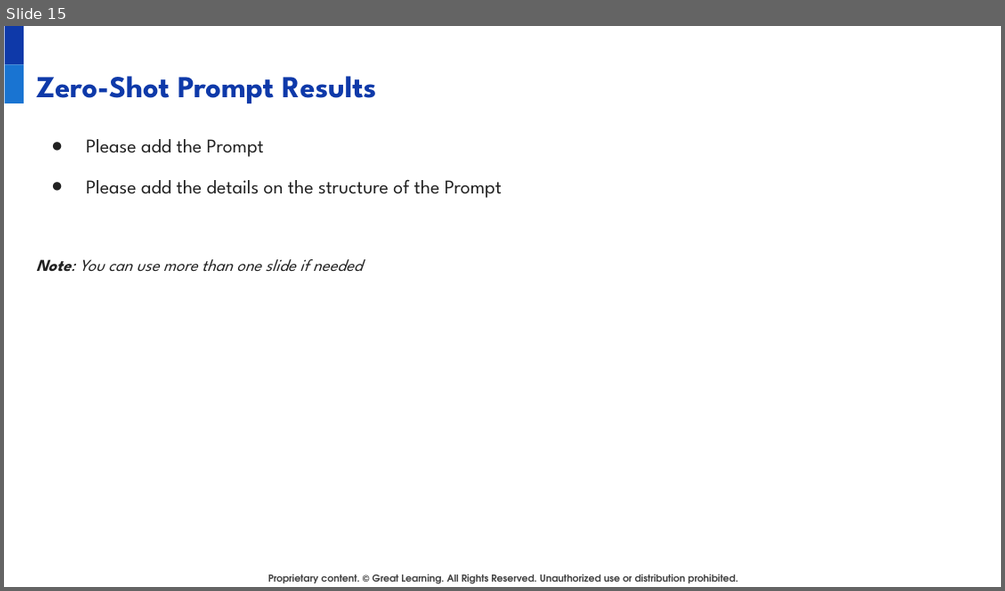
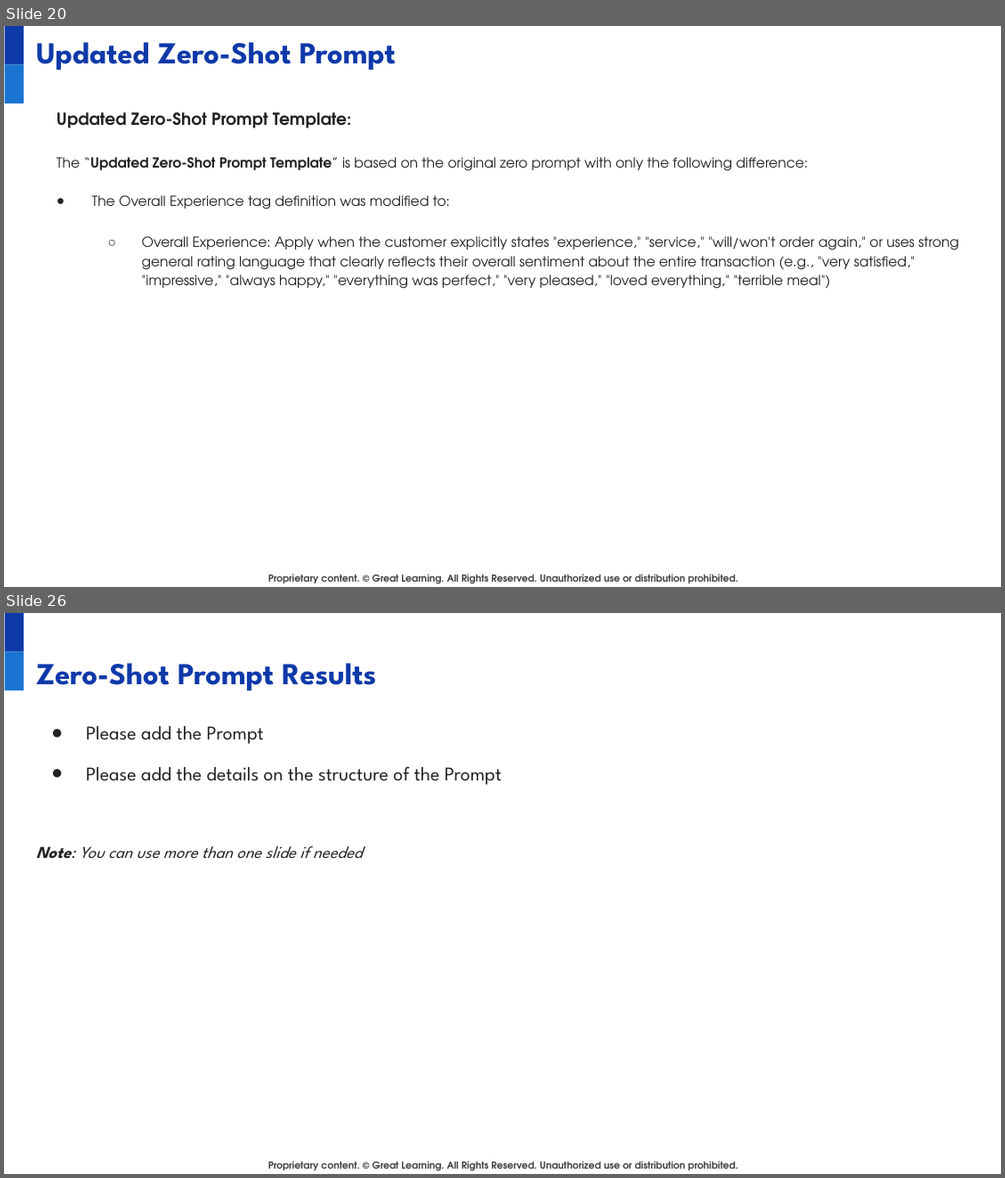
Before and after one commit to juanbucz/GreatLearning-TermProjects, a slide deck: GenAI-Powered Food Delivery Sentiment Analysis/Project Presentation - Business Applications of GenAI - John Buczkowski.pptx. Shown one above the other, each under a label of ours: slide 15 before the commit, slides 20 and 26 after it; the slides between them are not shown. The pictures are 1005x591 and 1005x1178 pixels, drawn with LibreOffice and Linux fonts; fonts in the diff are those of the drawing; background and template pictures are left out. Boxes give left, top, right and bottom in pixels: in the first picture for what was removed or moved away, otherwise in the second. Text is boxed around its words. In the diff, an @@ line names an element or a change of style, - is before the commit and + after.

Commit message:
GenAI - Food Delivery Sentiment Analysis - Zero-Shot Prompt Analysis

```diff
--- a/GenAI-Powered Food Delivery Sentiment Analysis/Project Presentation - Business Applications of GenAI - John Buczkowski.pptx
+++ b/GenAI-Powered Food Delivery Sentiment Analysis/Project Presentation - Business Applications of GenAI - John Buczkowski.pptx
@@ slide 20 added at bbox=[4, 26, 1001, 587], background #FFFFFF; not listed: 3 template elements that a slide beside it also shows @@
@@ title added at bbox=[36, 42, 396, 70], 22 pt, text #0E39A9, bold @@
+Updated Zero-Shot Prompt
@@ text added at bbox=[57, 112, 959, 289], 10 pt, text #222222 @@
+Updated Zero-Shot Prompt Template:
+The “Updated Zero-Shot Prompt Template” is based on the original zero prompt with only the following difference:
+● The Overall Experience tag definition was modified to:
+  ○ Overall Experience: Apply when the customer explicitly states "experience," "service," "will/won't order again," or uses strong general rating language that clearly reflects their overall sentiment about the entire transaction (e.g., "very satisfied," "impressive," "always happy," "everything was perfect," "very pleased," "loved everything," "terrible meal")
@@ what was slide 15 is now slide 26 @@
```
Also in this commit, not shown: 12 other slides added, 2 slides removed, 1 other file.
